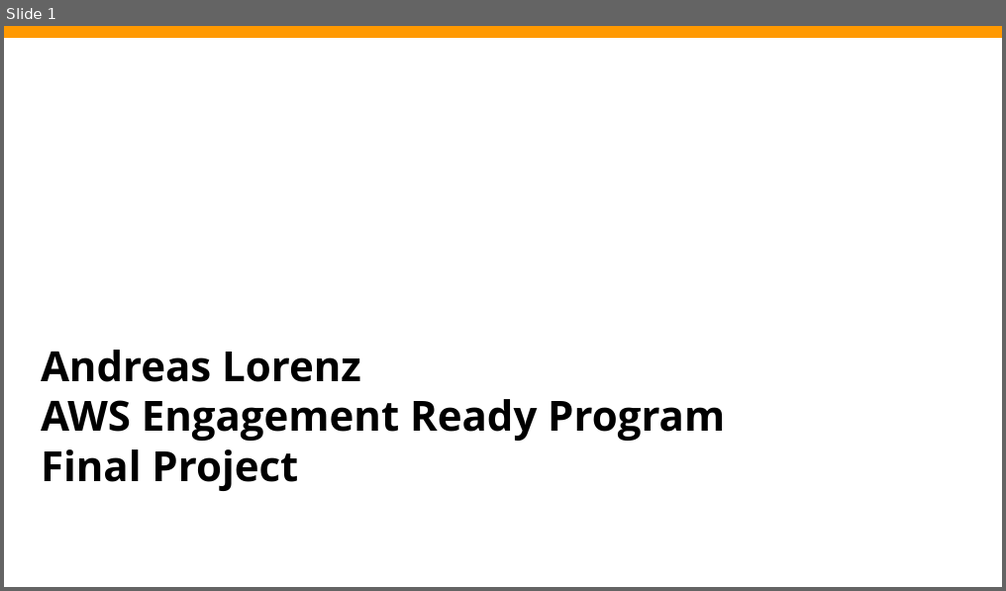
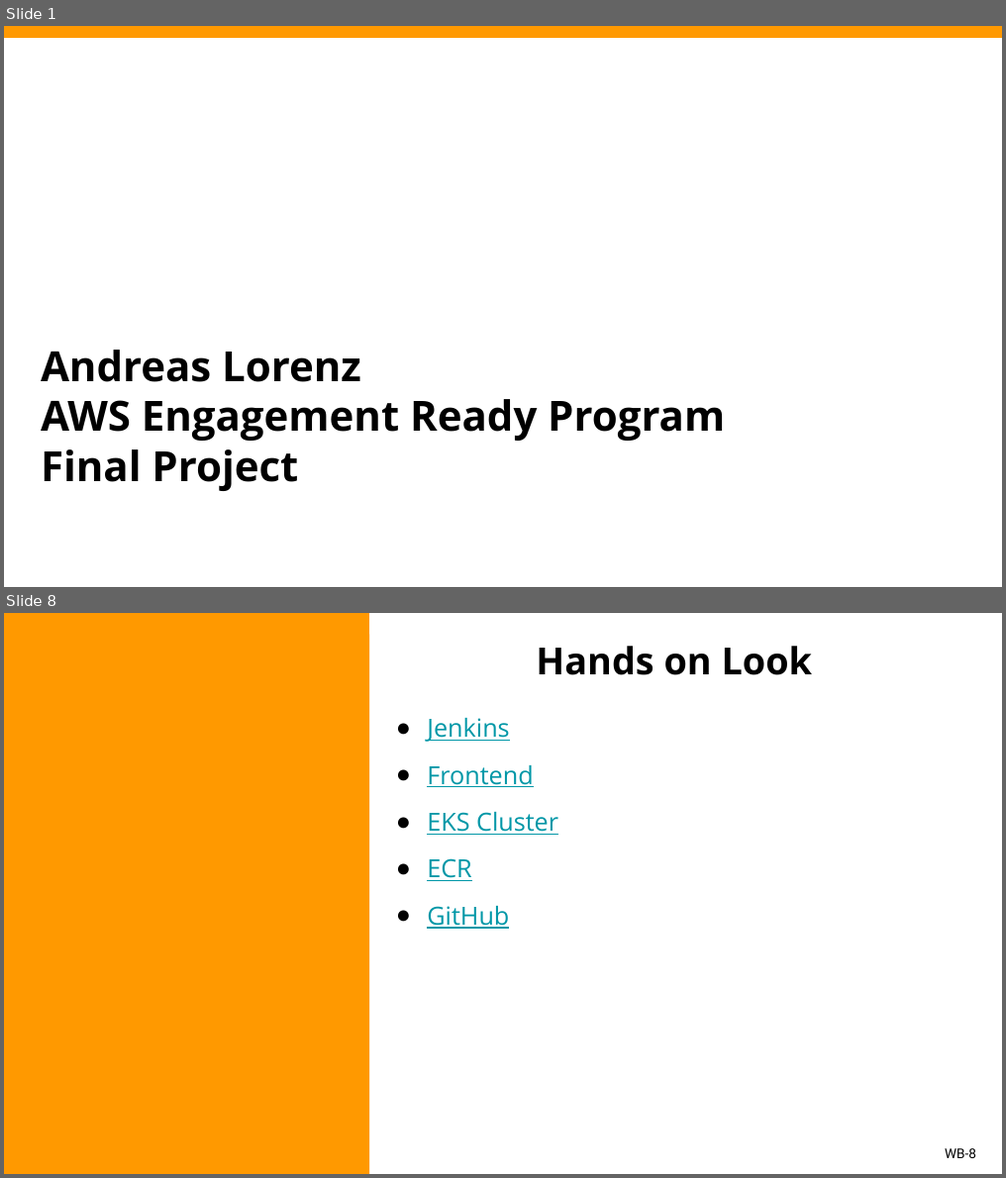
Before and after one commit to xPl1Cit/aws-engagement-ready, a slide deck: AL Final Project Presentation.pptx. Shown one above the other, each under a label of ours: slide 1 before the commit, slides 1 and 8 after it; the slides between them are not shown. The pictures are 1006x591 and 1006x1178 pixels, drawn with LibreOffice and Linux fonts; fonts in the diff are those of the drawing; background and template pictures are left out. Boxes give left, top, right and bottom in pixels: in the first picture for what was removed or moved away, otherwise in the second. Text is boxed around its words. In the diff, an @@ line names an element or a change of style, - is before the commit and + after.

```diff
--- a/AL Final Project Presentation.pptx
+++ b/AL Final Project Presentation.pptx
@@ slide 8 added at box(4, 613, 1002, 1174), background #FFFFFF; not listed: 1 template element that a slide beside it also shows @@
@@ rectangle added at box(4, 613, 369, 1174), fill #FF9900 @@
@@ rectangle added at box(369, 613, 1002, 634), fill #FFFFFF @@
@@ title added at box(536, 646, 813, 675), 36 pt, text #000000, bold @@
+Hands on Look
@@ text added at box(427, 718, 558, 929), 24 pt, text #0097A7, underline @@
+● Jenkins
+● Frontend
+● EKS Cluster
+● ECR
+● GitHub
@@ page number added at box(944, 1149, 976, 1158), 13 pt, text #000000 @@
+WB-8
```
Also in this commit, not shown: 3 slides changed, 2 other slides added, 3 slides removed, 1 other file.
